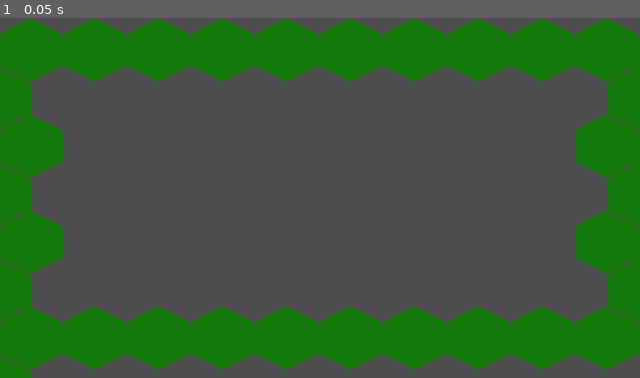
Above: before the commit, frame 1.
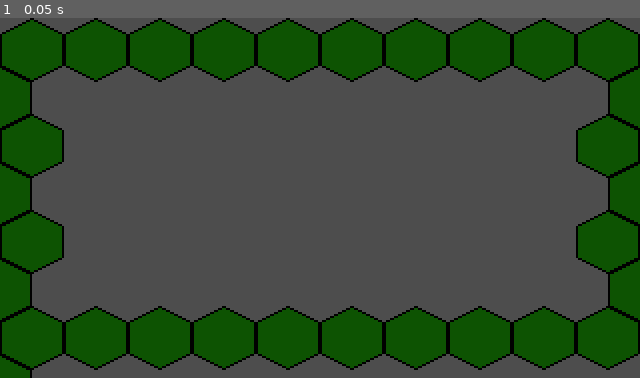
Above: after the commit, the same moment.

Repository: samjudd/oryx
Game: Godot game, scene res://scenes/test_level.tscn
Two runs of this game, one before a commit and one after it. Both use one fixed random seed, a clock stepped at 60 frames per second and the inputs below.
Inputs:
- Up to frame 1 (0.05 s): no input

The runs differ from the first frame. In frame 1, 36% of the frame differs, in the area x 0-100%, y 0-100%.

Commit message:
update test tiles to be from aseprite

Diff:
--- a/resources/tiles/test_tiles.tres
+++ b/resources/tiles/test_tiles.tres
@@ -11,6 +11,7 @@
 0:1/0 = 0
 1:1/0 = 0
 0:2/0 = 0
+2:0/0 = 0
 
 [resource]
 tile_shape = 3
Binary file added: resources/tiles/test_tiles.aseprite
Binary file changed: resources/tiles/test_tiles.png
